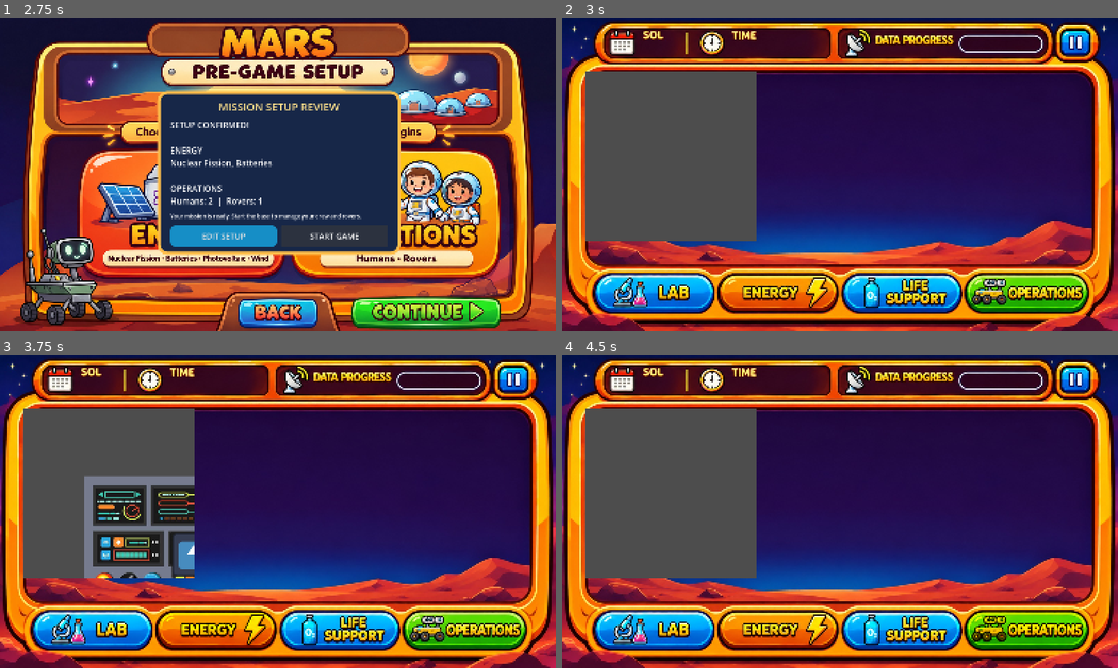
Above: before the commit, frames 1-4 (two rows, left to right).
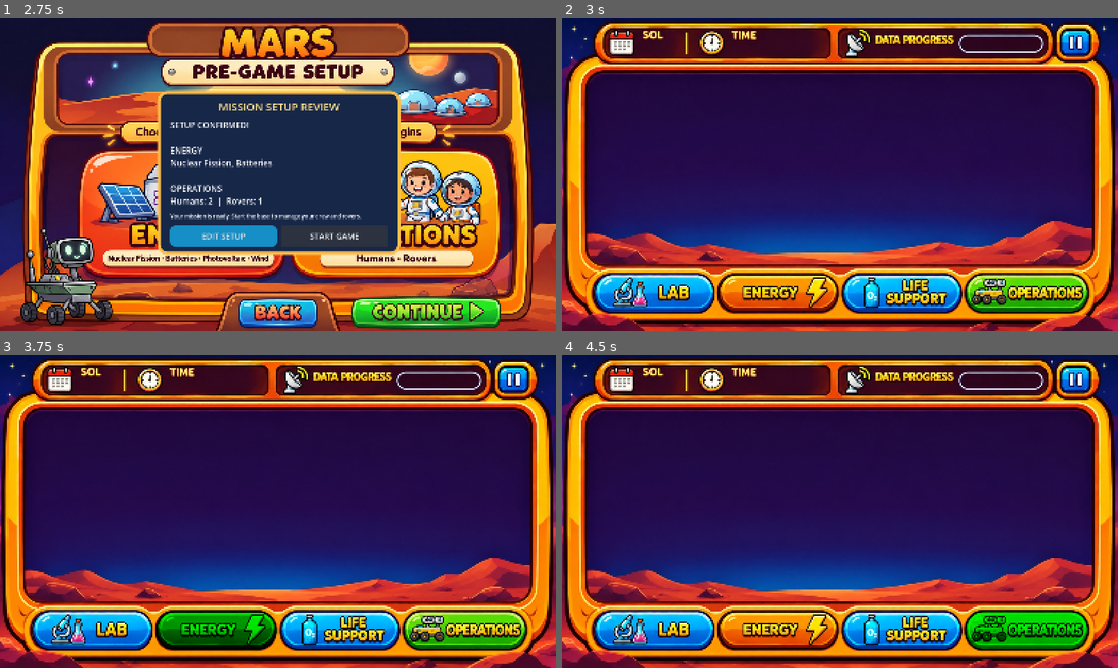
Above: after the commit, the same moments.

Repository: Jigsawka/Marcians
Game: Godot game, scene res://scenes/main_menu/main_menu.tscn
The game is run twice, just before and just after one commit, with the same random seed, the same clock (stepped at 60 frames per second) and the same inputs. The engine's default icon, where the game draws it, is replaced by a stand-in: a white triangle on a blue panel in a dark square.
Inputs (mouse positions are in pixels of both pictures, inside the frame that each line leads up to):
- Up to frame 1 (2.75 s): click (278, 155) at 0.5 s; click (422, 309) at 1.25 s; click "CONFIRM SETUP" at 2 s
- Up to frame 2 (3 s): click "START GAME" at 2.75 s
- Up to frame 3 (3.75 s): click (211, 630) at 3.5 s
- Up to frame 4 (4.5 s): click (1029, 630) at 4.25 s

Frame 1 is identical in both runs. In frame 2, 20% of the frame differs, in the area x 0-100%, y 1-99%; in frame 3, 22%; in frame 4, 22%.

Commit message:
no ia game2

Diff:
--- a/scenes/game/Marcian_base.tscn
+++ b/scenes/game/Marcian_base.tscn
@@ -13,14 +13,20 @@
 [ext_resource type="Texture2D" uid="uid://qkklcjpmdbjj" path="res://assets/Boton LIFE SUPPORT.png" id="7_ao18i"]
 [ext_resource type="PackedScene" uid="uid://c8nxg7trqpdqr" path="res://scenes/zonas/OpZone.tscn" id="7_eo8wu"]
 
+[sub_resource type="StyleBoxFlat" id="StyleBoxFlat_ouxqx"]
+corner_radius_top_left = 20
+corner_radius_top_right = 20
+corner_radius_bottom_right = 20
+corner_radius_bottom_left = 20
+
 [node name="marcian_base" type="Node2D" unique_id=688795111 node_paths=PackedStringArray("timer", "zones")]
 script = ExtResource("1_2ranv")
 timer = NodePath("Timer")
-zones = [NodePath("SubViewportContainer/SubViewport/EnergyZone"), NodePath("SubViewportContainer/SubViewport/LabZone"), NodePath("SubViewportContainer/SubViewport/StatusZone"), NodePath("SubViewportContainer/SubViewport/OpZone")]
+zones = [NodePath("Panel/SubViewportContainer/SubViewport/EnergyZone"), NodePath("Panel/SubViewportContainer/SubViewport/LabZone"), NodePath("Panel/SubViewportContainer/SubViewport/StatusZone"), NodePath("Panel/SubViewportContainer/SubViewport/OpZone")]
 
 [node name="Background" type="Sprite2D" parent="." unique_id=1933517404]
-position = Vector2(836, 470.75)
-scale = Vector2(1.04375, 1.0531915)
+position = Vector2(835.9999, 470.5)
+scale = Vector2(1.045, 1.0537515)
 texture = ExtResource("2_ilgik")
 
 [node name="Button_ez" type="Button" parent="." unique_id=979363982]
@@ -100,22 +106,30 @@
 
 [node name="Timer" type="Timer" parent="." unique_id=259415959]
 
-[node name="SubViewportContainer" type="SubViewportContainer" parent="." unique_id=1959983785]
-offset_left = 72.0
-offset_top = 160.0
-offset_right = 1597.0
-offset_bottom = 745.0
+[node name="Panel" type="Panel" parent="." unique_id=265356691]
+clip_children = 1
+offset_left = 73.0
+offset_top = 158.0
+offset_right = 1599.0
+offset_bottom = 752.0
+theme_override_styles/panel = SubResource("StyleBoxFlat_ouxqx")
 
-[node name="SubViewport" type="SubViewport" parent="SubViewportContainer" unique_id=369161385]
+[node name="SubViewportContainer" type="SubViewportContainer" parent="Panel" unique_id=1959983785]
+layout_mode = 0
+stretch = true
 
-[node name="EnergyZone" parent="SubViewportContainer/SubViewport" unique_id=49999745 instance=ExtResource("4_wluxo")]
-position = Vector2(518, 432)
+[node name="SubViewport" type="SubViewport" parent="Panel/SubViewportContainer" unique_id=369161385]
+handle_input_locally = false
+size = Vector2i(2, 2)
+render_target_update_mode = 4
 
-[node name="OpZone" parent="SubViewportContainer/SubViewport" unique_id=337943612 instance=ExtResource("7_eo8wu")]
+[node name="OpZone" parent="Panel/SubViewportContainer/SubViewport" unique_id=337943612 instance=ExtResource("7_eo8wu")]
 
-[node name="LabZone" parent="SubViewportContainer/SubViewport" unique_id=1433983092 instance=ExtResource("5_gdw00")]
+[node name="LabZone" parent="Panel/SubViewportContainer/SubViewport" unique_id=1433983092 instance=ExtResource("5_gdw00")]
 
-[node name="StatusZone" parent="SubViewportContainer/SubViewport" unique_id=1892277350 instance=ExtResource("6_ilgik")]
+[node name="StatusZone" parent="Panel/SubViewportContainer/SubViewport" unique_id=1892277350 instance=ExtResource("6_ilgik")]
+
+[node name="EnergyZone" parent="Panel/SubViewportContainer/SubViewport" unique_id=49999745 instance=ExtResource("4_wluxo")]
 
 [connection signal="mouse_entered" from="Button_ez" to="Button_ez" method="_on_mouse_entered"]
 [connection signal="mouse_exited" from="Button_ez" to="Button_ez" method="_on_mouse_exited"]
--- a/scenes/zonas/button.gd
+++ b/scenes/zonas/button.gd
@@ -12,7 +12,7 @@
 
 
 func _on_mouse_entered() -> void:
-	modulate = Color(1.0,1.0,0.0,1.0)
+	modulate = Color(0.0, 1.0, 0.0, 1.0)
 
 
 func _on_mouse_exited() -> void:
